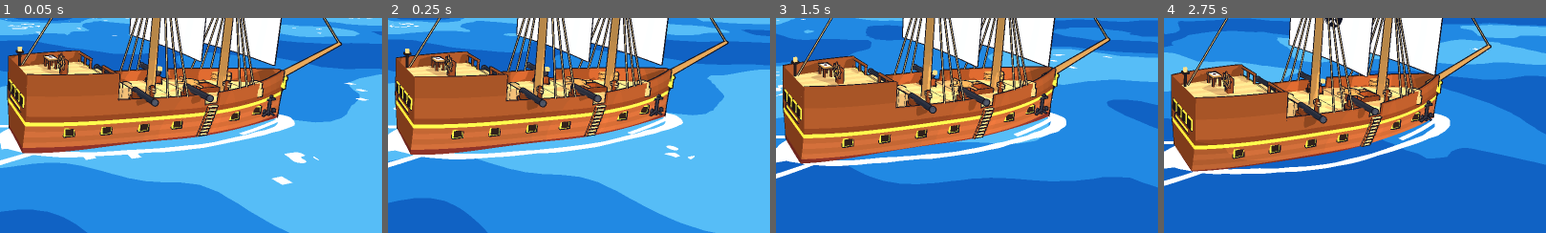
Above: before the commit, frames 1-4 (left to right).
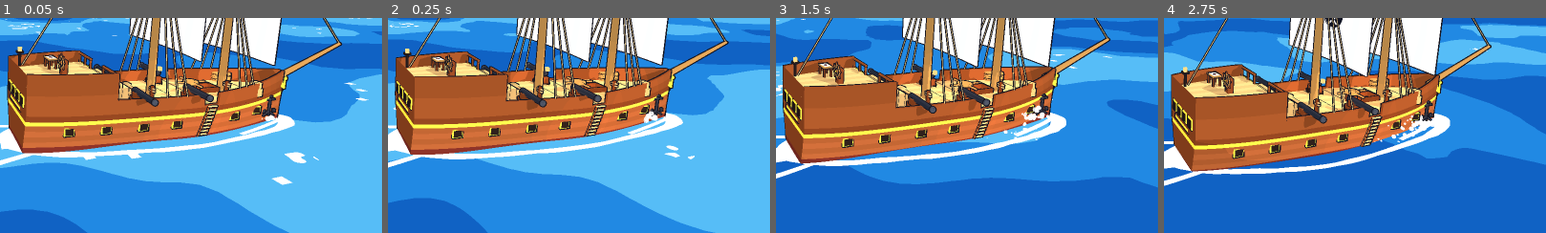
Above: after the commit, the same moments.

Repository: markcNewell/pirate-game
Game: Godot game, scene res://game/main.tscn
The game is run twice, just before and just after one commit, with the same random seed, the same clock (stepped at 60 frames per second) and the same inputs.
Inputs (mouse positions are % of the whole screen's width and height, from its top left):
- Up to frame 1 (0.05 s): no input
- Up to frame 2 (0.25 s): no input
- Up to frame 3 (1.5 s): click (19, 43) at 0.52 s; type "12" at 0.6 s; move the mouse to (72, 45) at 1.27 s; hold D (move_right) from 1.28 s (still down); hold Tab (crew) from 1.28 s (still down); click (72, 45) at 1.42 s
- Up to frame 4 (2.75 s): tap Space (jump) at 1.52, 1.82 s; release D (move_right) at 2 s; release Tab (crew) at 2 s; drag from (30, 55) to (45, 70) at 2.02 s
The pictures show only the part of the screen within x 50-100%, y 49-99%; the shares and areas given below are measured in that part.

The runs differ from the first frame. In frame 1, less than 0.1% of the frame differs, in the area x 68-72%, y 44-48%; in frame 2, 0.1%; in frame 3, 0.3%; in frame 4, 0.3%, in the area x 55-71%, y 44-59%.

Commit message:
Bow spray thrown off both sides when a ship is moving fast
Co-Authored-By: Claude Opus 5.5 <noreply@anthropic.com>

Diff:
--- a/game/ship/ship_view.gd
+++ b/game/ship/ship_view.gd
@@ -20,6 +20,7 @@
 var _recoil: Array[float] = [0.0, 0.0, 0.0, 0.0]
 var _aim_override := {}
 var _flood: MeshInstance3D
+var _spray: Array[CPUParticles3D] = []
 var _holes := {}  # hole id -> Node3D
 var _hole_mesh: ArrayMesh
 var _patch_mesh: ArrayMesh
@@ -75,6 +76,13 @@
 			light.light_energy = 0.55
 			light.omni_range = 6.0
 			add_child(light)
+
+	# Spray thrown off both sides of the bow when the ship is moving fast.
+	for side: float in [-1.0, 1.0]:
+		var spray := _make_spray(side)
+		spray.position = Vector3(side * (ShipShape.half_width(-10.5, 0.0) + 0.15), 0.25, -10.5)
+		add_child(spray)
+		_spray.append(spray)
 
 	_flood = MeshInstance3D.new()
 	_flood.mesh = ShipMesh.flood_mesh()
@@ -172,7 +180,38 @@
 
 	_flood.visible = state.water > 0.02
 	_flood.position.y = ShipShape.LOWER_Y + state.water
+	for spray in _spray:
+		spray.emitting = state.speed > 3.0 and state.sink <= 0.0
+		spray.initial_velocity_min = 2.0 + state.speed * 0.35
+		spray.initial_velocity_max = 3.0 + state.speed * 0.6
 	_update_holes(state.holes)
+
+
+func _make_spray(side: float) -> CPUParticles3D:
+	var drop := SphereMesh.new()
+	drop.radius = 0.22
+	drop.height = 0.44
+	drop.radial_segments = 6
+	drop.rings = 3
+	var p := CPUParticles3D.new()
+	p.mesh = drop
+	p.material_override = Toon.clear_material(Color(1, 1, 1, 0.85))
+	p.amount = 64
+	p.lifetime = 0.9
+	p.local_coords = false
+	p.emission_shape = CPUParticles3D.EMISSION_SHAPE_BOX
+	p.emission_box_extents = Vector3(0.2, 0.1, 1.2)
+	p.direction = Vector3(side, 1.1, 0.5)
+	p.spread = 26.0
+	p.gravity = Vector3(0, -9.8, 0)
+	p.scale_amount_min = 0.6
+	p.scale_amount_max = 1.6
+	var shrink := Curve.new()
+	shrink.add_point(Vector2(0.0, 1.0))
+	shrink.add_point(Vector2(1.0, 0.2))
+	p.scale_amount_curve = shrink
+	p.emitting = false
+	return p
 
 
 ## Point one of our own cannons where the local gunner is looking (this frame only).
